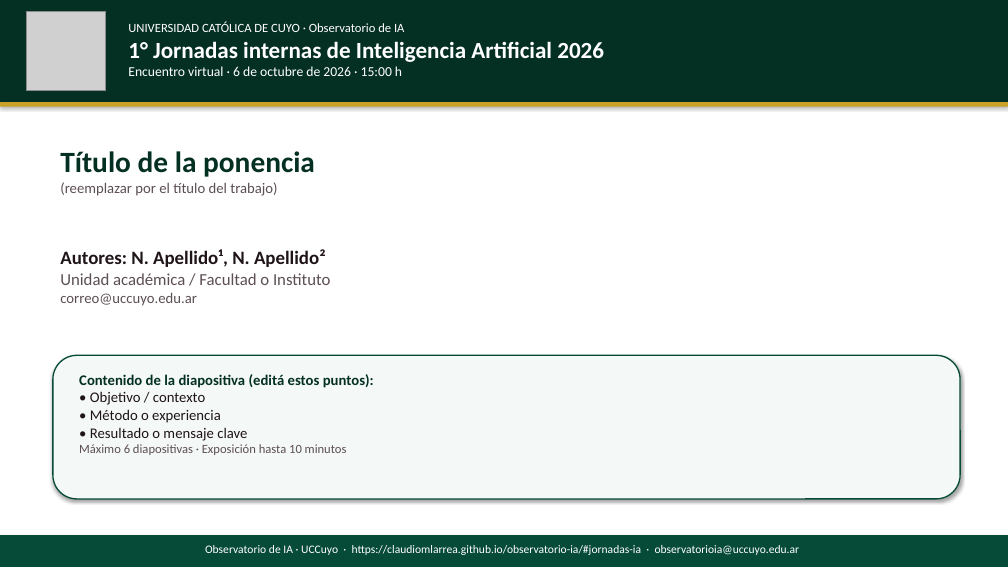
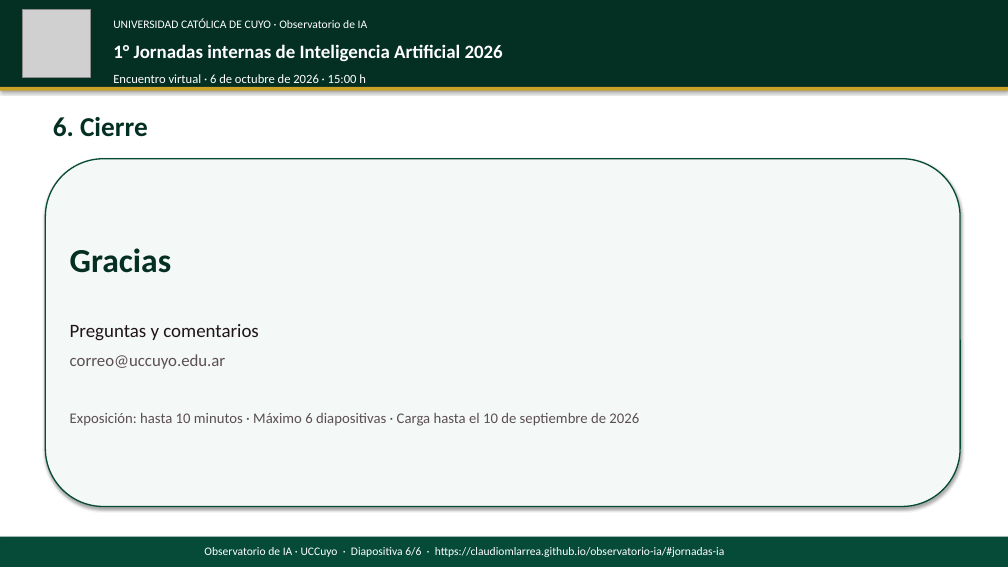
Before and after one commit to claudiomlarrea/observatorio-ia, a slide deck: slide 6 of docs/plantillas/plantilla-presentacion-jornadas-ia-2026.pptx (slide 1 before the commit). Drawn at 1008x567 pixels with LibreOffice and Linux fonts; fonts in the diff are those of the drawing; grey boxes stand for pictures. Boxes give left, top, right and bottom in pixels: in the first picture for what was removed or moved away, otherwise in the second. Text is boxed around its words. In the diff, an @@ line names an element or a change of style, - is before the commit and + after.

```diff
--- a/docs/plantillas/plantilla-presentacion-jornadas-ia-2026.pptx
+++ b/docs/plantillas/plantilla-presentacion-jornadas-ia-2026.pptx
@@ rectangle: place and size @@
-rectangle at box(0, 0, 1008, 102)
+rectangle at box(0, 0, 1008, 87)
@@ picture: place and size @@
-picture at box(26, 11, 106, 91)
+picture at box(23, 9, 91, 77)
@@ text "UNIVERSIDAD CATÓLICA DE CUYO · ...": place and size @@
-text "UNIVERSIDAD CATÓLICA DE CUYO · ..." at box(128, 22, 604, 76)
+text "UNIVERSIDAD CATÓLICA DE CUYO · ..." at box(113, 19, 503, 83)
@@ text "UNIVERSIDAD CATÓLICA DE CUYO · ..." at box(113, 19, 503, 83): size 12 to 11 pt in "UNIVERSIDAD CATÓLICA DE CUYO · Observatorio de ..."; size 22 to 18 pt in "1° Jornadas internas de Inteligencia Artificial 2026"; size 13 to 12 pt in "Encuentro virtual · 6 de octubre de ..."; more space between paragraphs @@
@@ rectangle: place and size @@
-rectangle at box(0, 102, 1008, 107)
+rectangle at box(0, 87, 1008, 91)
@@ text added at box(53, 117, 148, 137), 26 pt, text #042F23, bold @@
+6. Cierre
@@ rounded rectangle added at box(45, 159, 960, 507), fill #F4F8F6, outline #064A38 1.25 pt, 14 pt, text #5C4F54 @@
+Gracias
+Preguntas y comentarios
+correo@uccuyo.edu.ar
+Exposición: hasta 10 minutos · Máximo 6 diapositivas · Carga hasta el 10 de septiembre de 2026
@@ text removed at box(60, 151, 315, 196) @@
-Título de la ponencia
-(reemplazar por el título del trabajo)
@@ text removed at box(60, 249, 330, 306) @@
-Autores: N. Apellido¹, N. Apellido²
-Unidad académica / Facultad o Instituto
-correo@uccuyo.edu.ar
@@ rounded rectangle removed at box(53, 355, 960, 499) @@
@@ text removed at box(79, 374, 374, 455) @@
-Contenido de la diapositiva (editá estos puntos):
-• Objetivo / contexto
-• Método o experiencia
-• Resultado o mensaje clave
-Máximo 6 diapositivas · Exposición hasta 10 minutos
@@ text at box(204, 547, 725, 557): text changed @@
-Observatorio de IA · UCCuyo · https://claudiomlarrea.github.io/observatorio-ia/#jornadas-ia · observatorioia@uccuyo.edu.ar
+Observatorio de IA · UCCuyo · Diapositiva 6/6 · https://claudiomlarrea.github.io/observatorio-ia/#jornadas-ia
```
Also in this commit, not shown: 5 slides added, 2 other files.
